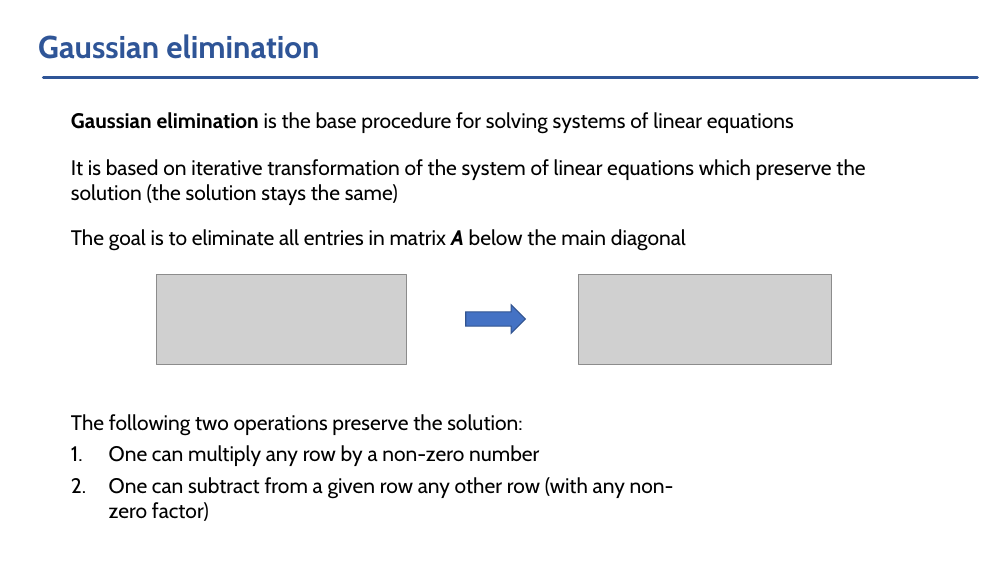
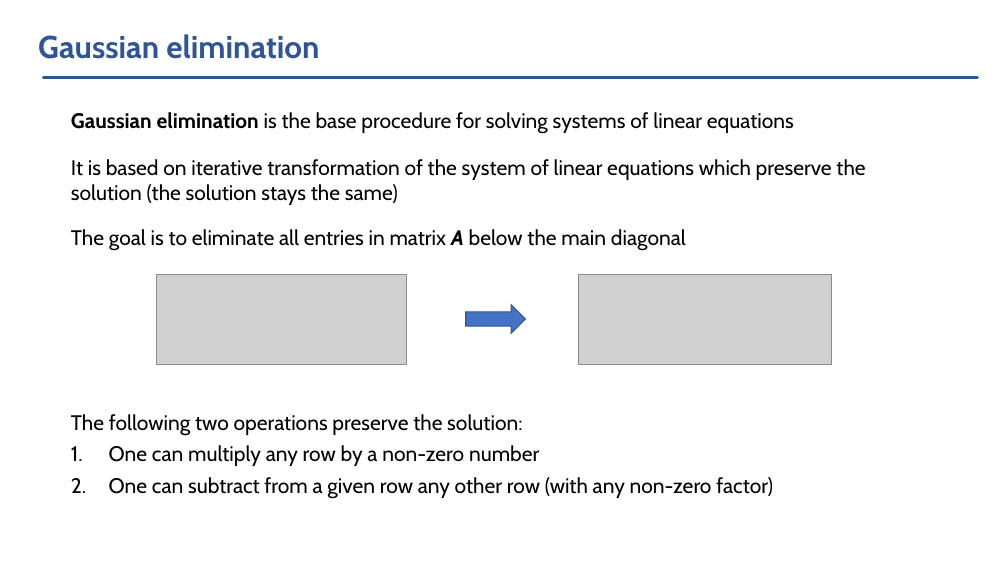
Before and after one commit to vlvovch/PHYS6350-ComputationalPhysics, a slide deck: slide 5 of slides/Lecture4-01-23-25-LinearAlgebra.pptx (slide 4 before the commit). Drawn at 1008x567 pixels with LibreOffice and Linux fonts; fonts in the diff are those of the drawing; grey boxes stand for pictures. Boxes give left, top, right and bottom in pixels: in the first picture for what was removed or moved away, otherwise in the second. Text is boxed around its words. In the diff, an @@ line names an element or a change of style, - is before the commit and + after.

```diff
--- a/slides/Lecture4-01-23-25-LinearAlgebra.pptx
+++ b/slides/Lecture4-01-23-25-LinearAlgebra.pptx
@@ text "The following two operations preserve ..." rewrapped from (x1=71, y1=414, x2=674, y2=521) to (x1=71, y1=414, x2=773, y2=499) @@
```
Also in this commit, not shown: 3 other slides changed, 1 slide added, 6 other files.
